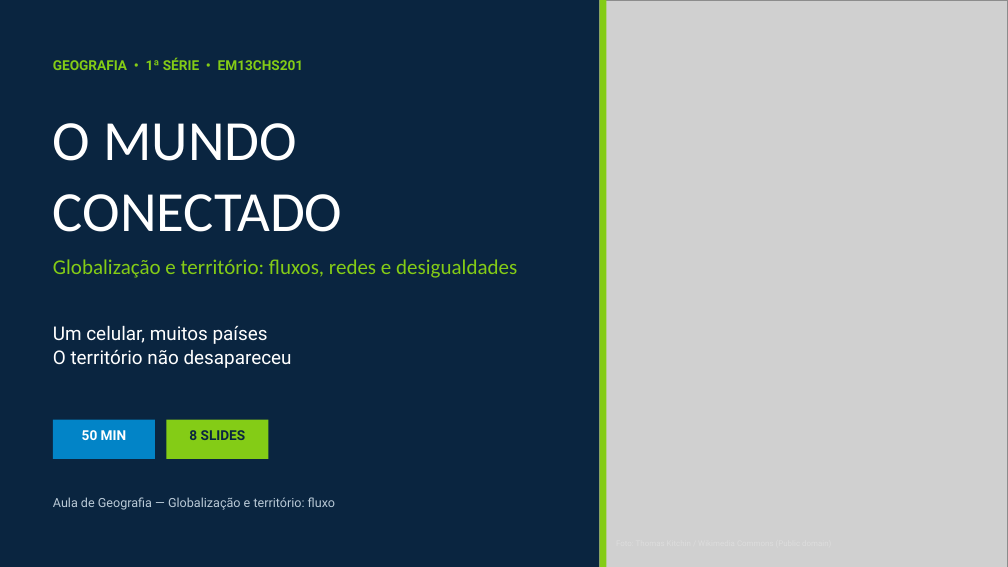
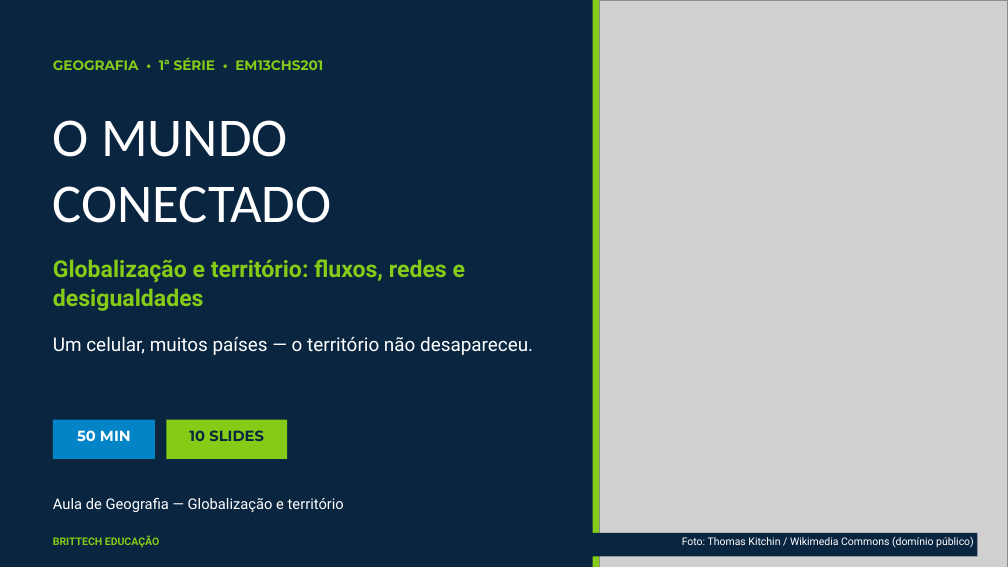
Before and after one commit to thiagollipe-web/brittech-educacao-aulas, a slide deck: slide 1 of ensino-medio/geografia-1serie-globalizacao-territorio.pptx. Drawn at 1008x567 pixels with LibreOffice and Linux fonts; fonts in the diff are those of the drawing; grey boxes stand for pictures. Boxes give left, top, right and bottom in pixels: in the first picture for what was removed or moved away, otherwise in the second. Text is boxed around its words. In the diff, an @@ line names an element or a change of style, - is before the commit and + after.

```diff
--- a/ensino-medio/geografia-1serie-globalizacao-territorio.pptx
+++ b/ensino-medio/geografia-1serie-globalizacao-territorio.pptx
@@ rectangle: place and size @@
-rectangle at (600,0,606,567)
+rectangle at (593,0,600,567)
@@ text "GEOGRAFIA • 1ª SÉRIE • ..." at (53,57,323,70): font Roboto to Montserrat @@
@@ text "O MUNDO" at (53,120,332,223): size 54 to 52 pt; line spacing 1.02 to 1; less space between paragraphs @@
@@ text "Globalização e território: fluxos, redes ..." at (53,259,465,311): size 20 to 22 pt, font Calibri to Roboto, bold on; line spacing 1 to 1.05 @@
@@ text at (53,336,533,355): text changed @@
-Um celular, muitos países
-O território não desapareceu
+Um celular, muitos países — o território não desapareceu.
@@ text "50 MIN" at (77,430,131,441): size 13 to 14 pt, font Roboto to Montserrat @@
@@ rectangle: place and size @@
-rectangle at (166,420,268,459)
+rectangle at (166,420,287,459)
@@ text at (189,430,264,441): text changed; size 13 to 14 pt; font Roboto to Montserrat @@
-8 SLIDES
+10 SLIDES
@@ text at (53,498,344,512): text changed; size 12 to 14 pt; text colour #B9C9D6 to #FFFFFF @@
-Aula de Geografia — Globalização e território: fluxo
+Aula de Geografia — Globalização e território
@@ text added at (53,536,159,548), 10 pt, text #84CC16, bold @@
+BRITTECH EDUCAÇÃO
@@ rectangle added at (569,533,978,557), fill #0A2540 @@
@@ text added at (682,537,974,547), 10 pt, text #FFFFFF @@
+Foto: Thomas Kitchin / Wikimedia Commons (domínio público)
```
Also in this commit, not shown: 4 other slides changed, 5 slides added, 3 slides removed, 4 other files.
